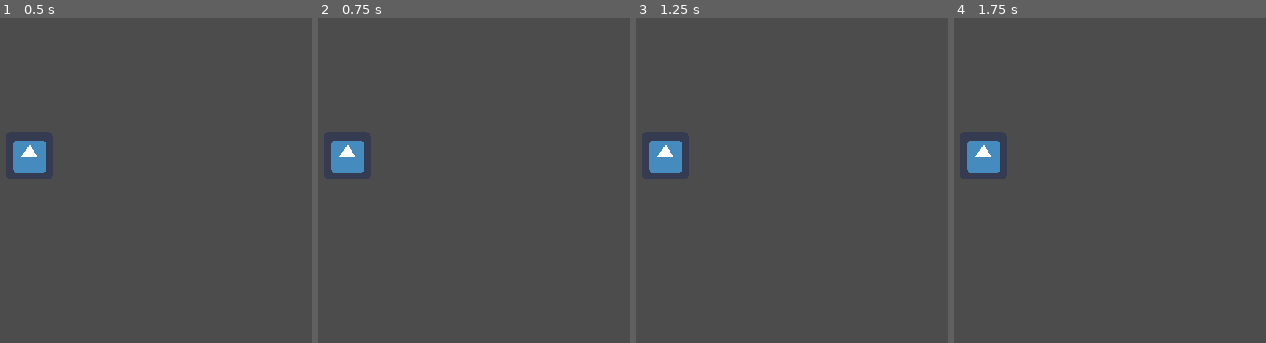
Above: before the commit, frames 1-4 (left to right).
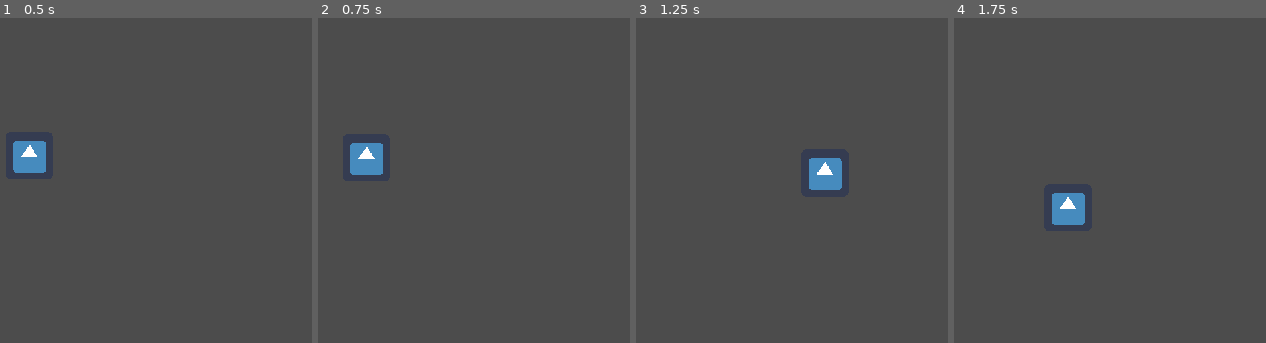
Above: after the commit, the same moments.

Repository: HeadphoneUserGames/000---Cosmic-Realm
Game: Godot game, scene res://src/levels/levelTest.tscn
Two runs of this game, one before a commit and one after it. Both use one fixed random seed, a clock stepped at 60 frames per second and the inputs below. The engine's default icon, where the game draws it, is replaced by a stand-in: a white triangle on a blue panel in a dark square.
Inputs (mouse positions are in pixels of both pictures, inside the frame that each line leads up to):
- Up to frame 1 (0.5 s): no input
- Up to frame 2 (0.75 s): tap Enter at 0.5 s; move the mouse to (580, 180) at 0.52 s; press the mouse at (580, 180) at 0.53 s
- Up to frame 3 (1.25 s): no input
- Up to frame 4 (1.75 s): move the mouse to (outside the picture) at 1.27 s; release the mouse at (outside the picture) at 1.28 s; click (outside the picture) at 1.35 s

Frame 1 is identical in both runs. In frame 2, 1.3% of the frame differs, in the area x 4-21%, y 37-49%; in frame 3, 2.1%; in frame 4, 2.1%, in the area x 4-42%, y 37-64%.

Commit message:
Addition of Smooth Movement
Wanted to add smooth movement in the Click to Move mechanic and it was successful. I tried renewing some scripts to make things easier to understand in terms of organizations.

Diff:
--- /dev/null
+++ b/src/actors/players/scenes/player01.tscn
@@ -0,0 +1,16 @@
+[gd_scene load_steps=4 format=2]
+
+[ext_resource path="res://icon.png" type="Texture" id=1]
+[ext_resource path="res://src/actors/players/scripts/player01.gd" type="Script" id=2]
+
+[sub_resource type="RectangleShape2D" id=1]
+extents = Vector2( 29.598, 29.1547 )
+
+[node name="player01" type="KinematicBody2D"]
+script = ExtResource( 2 )
+
+[node name="Sprite" type="Sprite" parent="."]
+texture = ExtResource( 1 )
+
+[node name="CollisionShape2D" type="CollisionShape2D" parent="."]
+shape = SubResource( 1 )
--- /dev/null
+++ b/src/actors/players/scenes/player02.tscn
@@ -0,0 +1,10 @@
+[gd_scene load_steps=3 format=2]
+
+[ext_resource path="res://icon.png" type="Texture" id=1]
+[ext_resource path="res://src/actors/players/scripts/player02.gd" type="Script" id=2]
+
+[node name="player02" type="KinematicBody2D"]
+script = ExtResource( 2 )
+
+[node name="Sprite" type="Sprite" parent="."]
+texture = ExtResource( 1 )
--- a/src/actors/players/scripts/player00.gd
+++ b/src/actors/players/scripts/player00.gd
@@ -30,7 +30,7 @@
 	if moving == false:
 		speed = 0
 	else:
-#		speed += acceleration * delta
+		speed += acceleration * delta
 		movement = movement.move_toward(movement * speed, acceleration * delta)
 	if speed > max_speed:
 		speed = max_speed
--- /dev/null
+++ b/src/actors/players/scripts/player01.gd
@@ -0,0 +1,83 @@
+extends KinematicBody2D
+
+#var max_speed = 400
+var speed = 0
+var acceleration = 1200
+
+# Added
+var deceleration = 1200
+var zero_speed = 0
+
+var move_direction # only for art animation
+var moving = false
+var destination = Vector2()
+var movement = Vector2()
+
+#----------------------------------------------
+
+const MAX_SPEED = 20000
+const ACCELERATION = 500
+const NO_SPEED = 0
+const FRICTION = 3000
+
+var velocity = Vector2()
+
+
+
+func _unhandled_input(event):
+
+	if event.is_action_pressed("click"):
+		moving = true
+		destination = get_global_mouse_position()
+#	elif event.is_action_released("click"):
+#		moving = false
+#		print("clicked is released")
+
+	pass
+
+
+func _physics_process(delta):
+
+#	MovementLoop(delta)
+	MovementLoop2(delta)
+
+	pass
+
+
+func MovementLoop(_delta):
+
+#	if moving == false:
+#		speed = 0
+#	else:
+#		speed += acceleration * delta
+#		movement = movement.move_toward(movement * speed, acceleration * delta)
+#	if speed > max_speed:
+#		speed = max_speed
+#	movement = position.direction_to(destination) * speed
+#	if position.distance_to(destination) > 5:
+#		movement = move_and_slide(movement)
+#	else:
+#		moving = false
+
+	pass
+
+
+func MovementLoop2(delta):
+
+
+#	velocity = position.direction_to(destination) * MAX_SPEED
+#	velocity += position.direction_to(destination) * ACCELERATION * delta
+
+#	if position.distance_to(destination) > 5:
+#		move_and_slide(velocity * delta)
+
+	if position.distance_to(destination) > 20:
+		velocity += position.direction_to(destination) * ACCELERATION * delta
+		velocity = velocity.clamped(MAX_SPEED * delta)
+	else:
+#		velocity = position.direction_to(destination) * NO_SPEED
+		velocity = velocity.move_toward(Vector2.ZERO, FRICTION * delta)
+
+	move_and_slide(velocity)
+
+	pass
--- /dev/null
+++ b/src/actors/players/scripts/player02.gd
@@ -0,0 +1,31 @@
+extends KinematicBody2D
+
+const MAX_SPEED = 1000
+const ACCELERATION = 50
+const FRICTION = 10
+
+var velocity = Vector2()
+var destination = Vector2()
+
+#----------------------------------------
+
+func _unhandled_input(event):
+
+	if event.is_action_pressed("click"):
+		destination = get_global_mouse_position()
+
+	pass
+
+func _process(delta):
+
+	movementloop(delta)
+
+	pass
+
+func movementloop(delta):
+
+	velocity = position.direction_to(destination) * MAX_SPEED
+
+	move_and_slide(velocity)
+
+	pass
